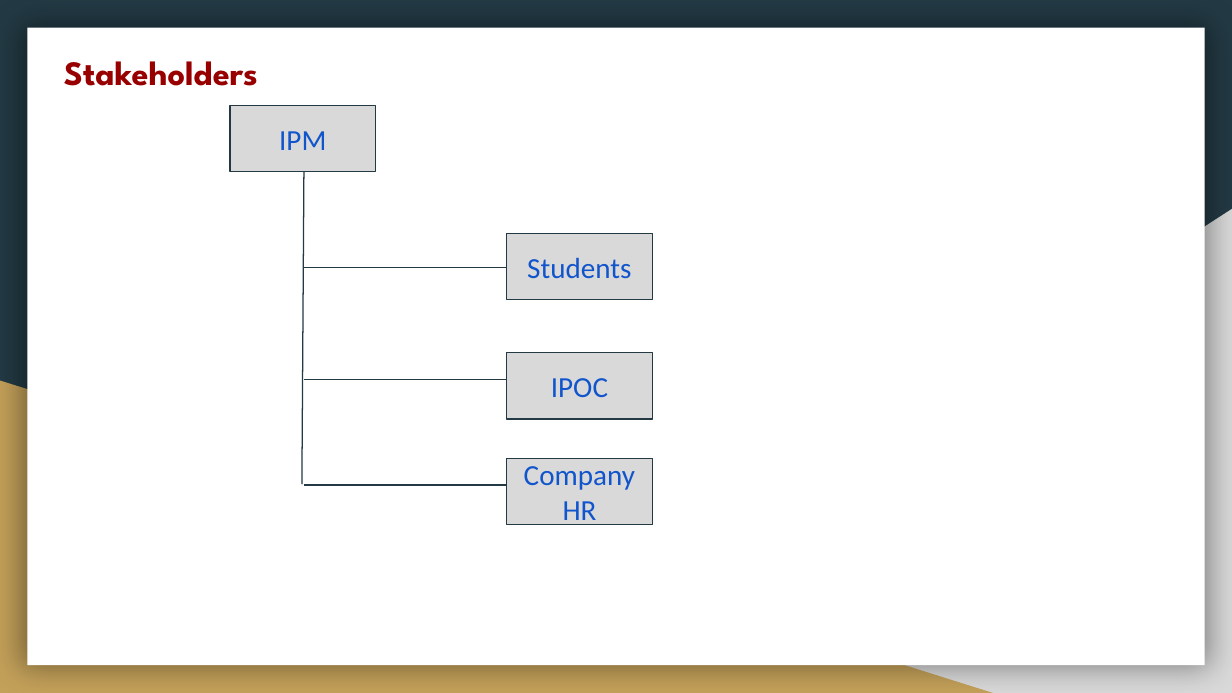
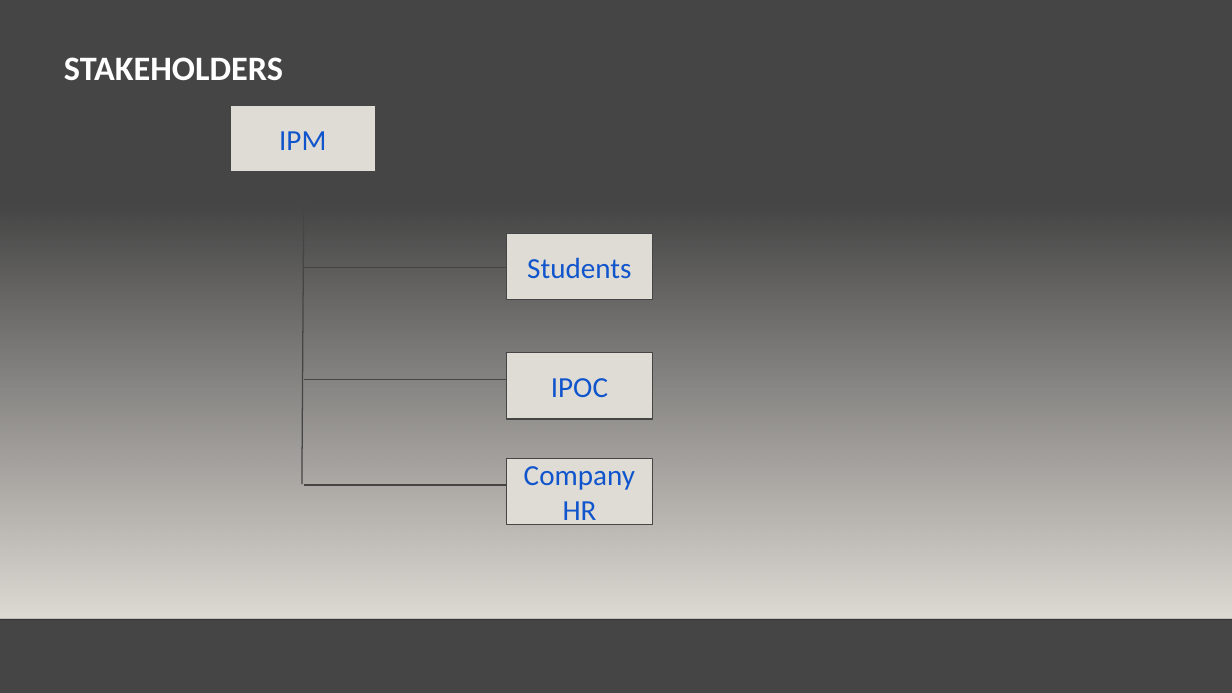
Before and after one commit to MdMostafizurRahaman/SPL-II, a slide deck: slide 3 of SPL-2 initial proposal (1).pptx. Drawn at 1232x693 pixels with LibreOffice and Linux fonts; fonts in the diff are those of the drawing; background and template pictures are left out. Boxes give left, top, right and bottom in pixels: in the first picture for what was removed or moved away, otherwise in the second. Text is boxed around its words. In the diff, an @@ line names an element or a change of style, - is before the commit and + after.

```diff
--- a/SPL-2 initial proposal (1).pptx
+++ b/SPL-2 initial proposal (1).pptx
@@ background #233A44 to #454545 @@
@@ title at [64, 57, 283, 80]: text changed; font League Spartan to Calibri; text colour #980000 to #FFFFFF @@
-Stakeholders
+STAKEHOLDERS
@@ fill #D9D9D9 to #DFDBD5; outline #233A44 0.75 pt to #454545 0.75 pt in 4 elements at [506, 234, 652, 301], [506, 458, 652, 525], [506, 352, 652, 419], [230, 106, 376, 172] @@
@@ line (304, 170) - (302, 484): stroke #233A44 0.75 pt to #454545 0.75 pt @@
@@ rectangle: place and size @@
-rectangle at [27, 28, 1205, 665]
+rectangle at [0, 205, 1232, 620]
@@ rectangle at [0, 205, 1232, 620]: fill #FFFFFF to gradient #DFDBD5; shadow off @@
@@ right triangle removed at [483, 209, 1232, 693] @@
@@ line (304, 267) - (506, 267): stroke #233A44 0.75 pt to #454545 0.75 pt @@
@@ right triangle removed at [0, 381, 993, 693] @@
@@ line (304, 379) - (506, 379): stroke #233A44 0.75 pt to #454545 0.75 pt @@
@@ line (304, 485) - (506, 485): stroke #233A44 0.75 pt to #454545 0.75 pt @@
@@ line added from (0, 620) to (1232, 620), #000001 1 pt @@
```
Also in this commit, not shown: 3 other slides changed, 1 slide added.
